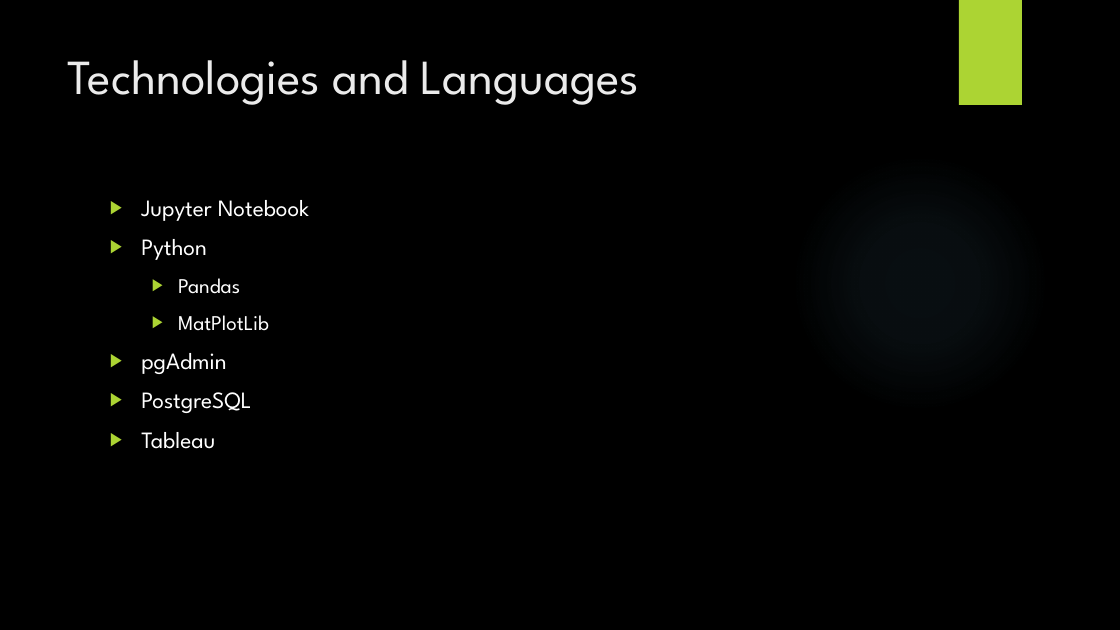
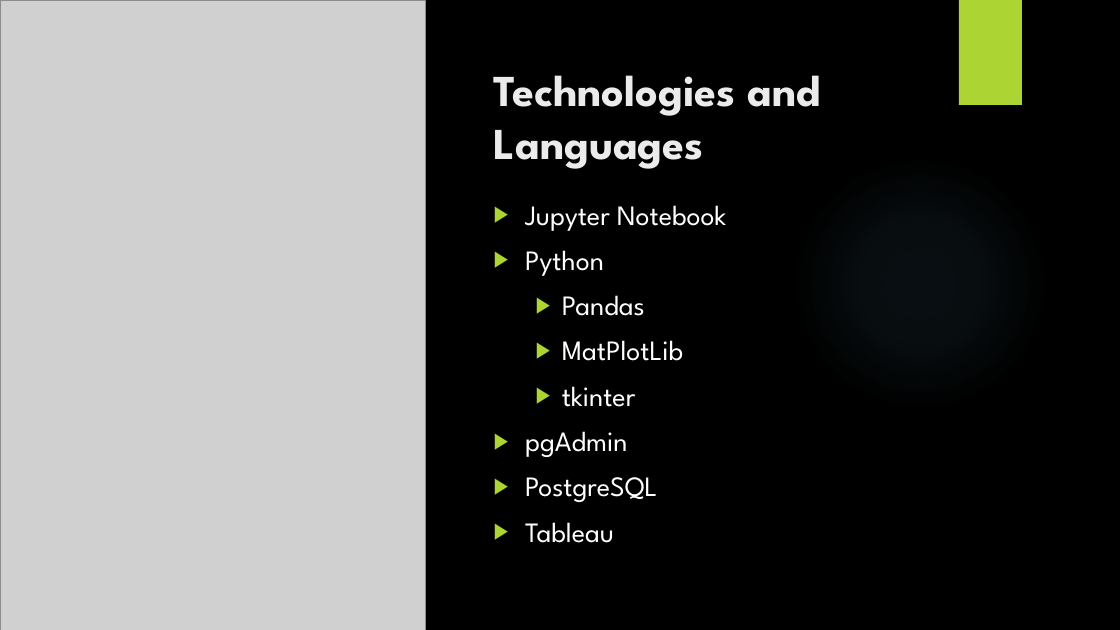
Before and after one commit to johnsetzer3/Disease_Prediction, a slide deck: slide 4 of Team_Code Blue Final Project.pptx. Drawn at 1120x630 pixels with LibreOffice and Linux fonts; fonts in the diff are those of the drawing; grey boxes stand for pictures; background and template pictures are left out. Boxes give left, top, right and bottom in pixels: in the first picture for what was removed or moved away, otherwise in the second. Text is boxed around its words. In the diff, an @@ line names an element or a change of style, - is before the commit and + after.

```diff
--- a/Team_Code Blue Final Project.pptx
+++ b/Team_Code Blue Final Project.pptx
@@ picture added at <box>0,0,426,630</box> @@
@@ title "Technologies and Languages": place and size @@
-title "Technologies and Languages" at <box>68,60,639,105</box>
+title "Technologies and Languages" at <box>494,75,821,169</box>
@@ title "Technologies and Languages" at <box>494,75,821,169</box>: size 42 to 37.8 pt, bold on @@
@@ text "Jupyter Notebook": place and size @@
-text "Jupyter Notebook" at <box>141,200,309,449</box>
+text "Jupyter Notebook" at <box>525,205,727,543</box>
@@ text at <box>525,205,727,543</box>: size 20 to 24 pt in "Jupyter Notebook", "Python", "pgAdmin", "PostgreSQL" and 1 more places; size 18 to 24 pt in "Pandas", "MatPlotLib" @@
@@ text at <box>562,386,635,407</box>: paragraph added @@
+  ▶ tkinter
```
Also in this commit, not shown: 7 other slides changed, 4 slides added, 4 slides removed.
